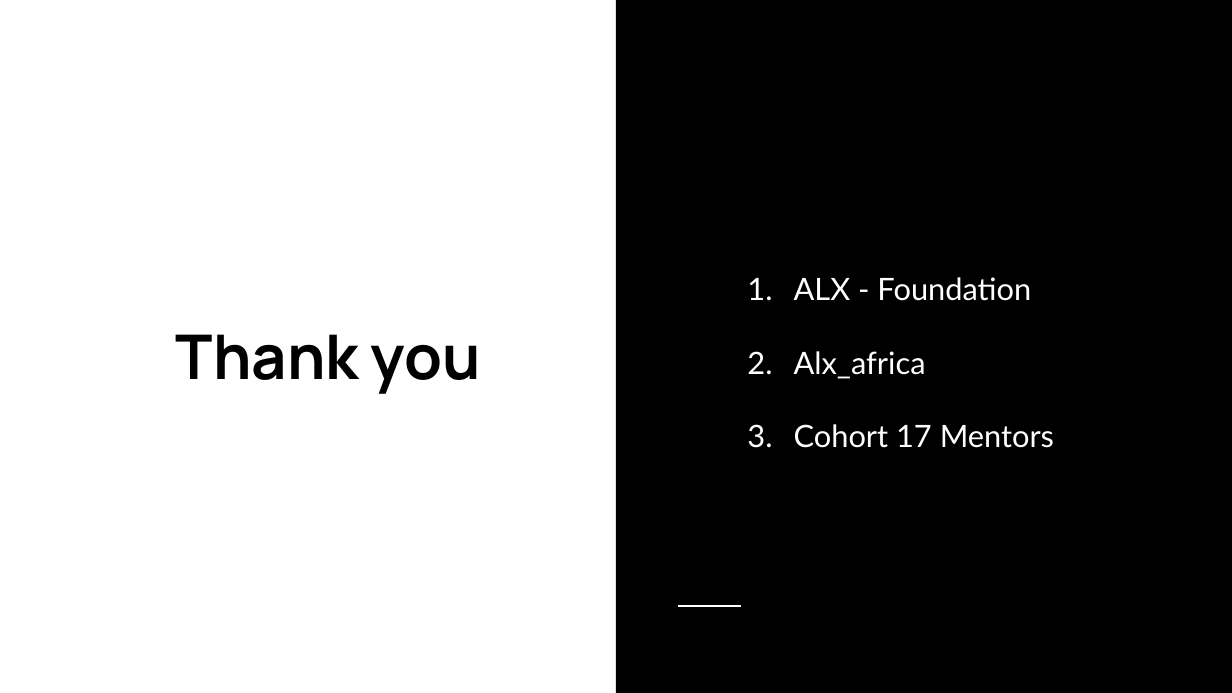
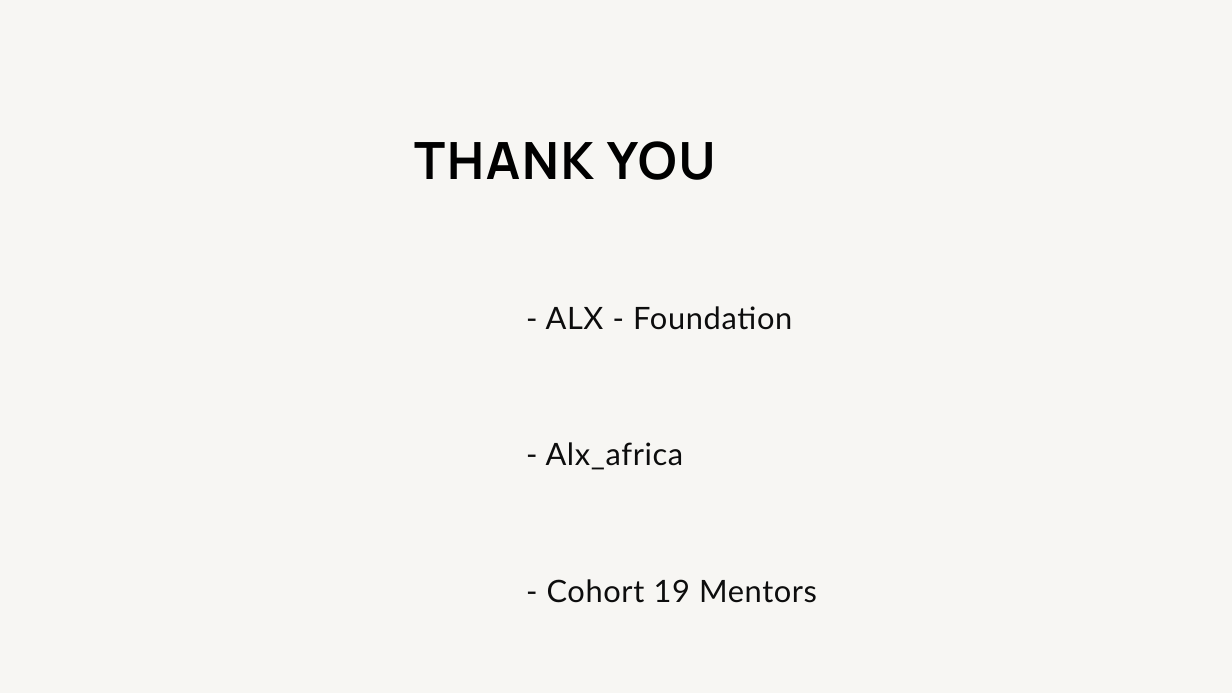
Before and after one commit to achrafkassimi/Portfolio_LocationTVM_Pitch, a slide deck: slide 15 of doc/Location TVM.pptx (slide 21 before the commit). Drawn at 1232x693 pixels with LibreOffice and Linux fonts; fonts in the diff are those of the drawing; background and template pictures are left out. Boxes give left, top, right and bottom in pixels: in the first picture for what was removed or moved away, otherwise in the second. Text is boxed around its words. In the diff, an @@ line names an element or a change of style, - is before the commit and + after.

```diff
--- a/doc/Location TVM.pptx
+++ b/doc/Location TVM.pptx
@@ background #FFFFFF to #F7F6F3 @@
@@ rectangle removed at [616,0,1232,693] @@
@@ title "THANK YOU" at [414,141,716,180]: vertical alignment top to bottom @@
@@ title at [414,141,716,180]: text changed; size 48 to 40 pt @@
-Thank you
+THANK YOU
@@ subtitle at [546,306,817,603]: text changed; text colour #FFFFFF to #0D0D0D @@
-1. ALX - Foundation
-2. Alx_africa
-3. Cohort 17 Mentors
+- ALX - Foundation
+- Alx_africa
+- Cohort 19 Mentors
@@ line removed from (677, 606) to (741, 606) @@
```
Also in this commit, not shown: 3 other slides changed, 5 slides added, 24 slides removed.
